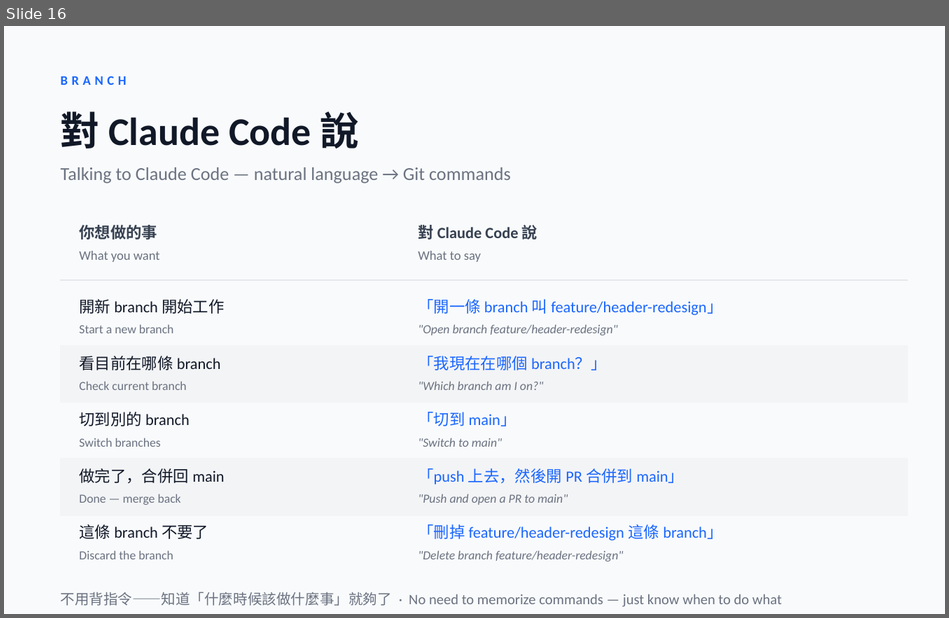
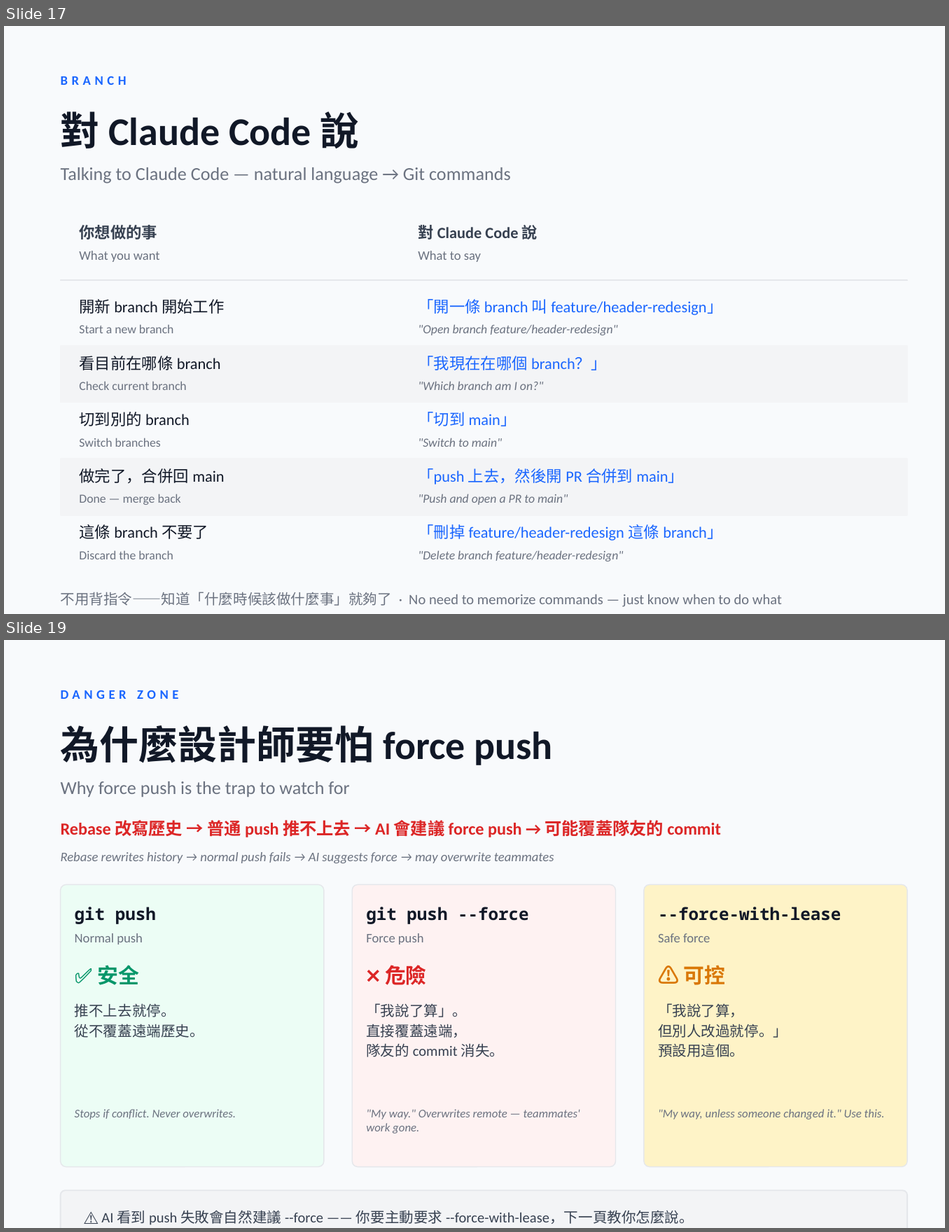
Before and after one commit to JiaWen-Shen/AI-design, a slide deck: proposals/week2-git-architecture.pptx. Shown one above the other, each under a label of ours: slide 16 before the commit, slides 17 and 19 after it; the slides between them are not shown. The pictures are 949x618 and 949x1232 pixels, drawn with LibreOffice and Linux fonts; fonts in the diff are those of the drawing. Boxes give left, top, right and bottom in pixels: in the first picture for what was removed or moved away, otherwise in the second. Text is boxed around its words. In the diff, an @@ line names an element or a change of style, - is before the commit and + after.

```diff
--- a/proposals/week2-git-architecture.pptx
+++ b/proposals/week2-git-architecture.pptx
@@ slide 19 added at (4, 640, 945, 1228), background #F8FAFC @@
@@ text added at (61, 690, 178, 699), 10 pt, text #1A66FF, bold @@
+DANGER ZONE
@@ text added at (61, 725, 553, 765), 30 pt, text #111827, bold @@
+為什麼設計師要怕 force push
@@ text added at (61, 781, 349, 797), 14 pt, text #6B7280 @@
+Why force push is the trap to watch for
@@ text added at (61, 817, 721, 839), 13 pt, text #DC2626, bold @@
+Rebase 改寫歷史 → 普通 push 推不上去 → AI 會建議 force push → 可能覆蓋隊友的 commit
@@ text added at (61, 852, 554, 863), 10 pt, text #6B7280, italic @@
+Rebase rewrites history → normal push fails → AI suggests force → may overwrite teammates
@@ rounded rectangle added at (61, 884, 324, 1167), fill #ECFDF5, outline #E5E7EB 0.75 pt @@
@@ rounded rectangle added at (352, 884, 616, 1167), fill #FEF2F2, outline #E5E7EB 0.75 pt @@
@@ rounded rectangle added at (644, 884, 907, 1167), fill #FEF3C7, outline #E5E7EB 0.75 pt @@
@@ text added at (75, 907, 156, 924), 13 pt, text #111827, bold @@
+git push
@@ text added at (366, 907, 529, 924), 13 pt, text #111827, bold @@
+git push --force
@@ text added at (658, 907, 840, 921), 13 pt, text #111827, bold @@
+--force-with-lease
@@ text added at (75, 933, 143, 944), 10 pt, text #6B7280 @@
+Normal push
@@ text added at (366, 933, 424, 944), 10 pt, text #6B7280 @@
+Force push
@@ text added at (658, 933, 710, 942), 10 pt, text #6B7280 @@
+Safe force
@@ text added at (97, 965, 139, 985), 16 pt, text #059669, bold @@
+✅ 安全
@@ text added at (385, 965, 427, 985), 16 pt, text #DC2626, bold @@
+❌ 危險
@@ text added at (684, 965, 726, 985), 16 pt, text #D97706, bold @@
+⚠️ 可控
@@ text added at (75, 1003, 204, 1038), 11 pt, text #374151 @@
+推不上去就停。
+從不覆蓋遠端歷史。
@@ text added at (366, 1003, 504, 1057), 11 pt, text #374151 @@
+「我說了算」。
+直接覆蓋遠端，
+隊友的 commit 消失。
@@ text added at (658, 1003, 787, 1057), 11 pt, text #374151 @@
+「我說了算，
+但別人改過就停。」
+預設用這個。
@@ text added at (75, 1109, 236, 1119), 9 pt, text #6B7280, italic @@
+Stops if conflict. Never overwrites.
@@ text added at (366, 1109, 580, 1133), 9 pt, text #6B7280, italic @@
+"My way." Overwrites remote — teammates' work gone.
@@ text added at (658, 1109, 885, 1119), 9 pt, text #6B7280, italic @@
+"My way, unless someone changed it." Use this.
@@ rounded rectangle added at (61, 1190, 907, 1228), fill #F3F4F6, outline #E5E7EB 1 pt @@
@@ text added at (101, 1210, 694, 1225), 11 pt, text #374151 @@
+⚠️ AI 看到 push 失敗會自然建議 --force —— 你要主動要求 --force-with-lease，下一頁教你怎麼說。
@@ what was slide 16 is now slide 17 @@
```
Also in this commit, not shown: 4 slides changed, 5 other slides added, 1 slide removed, 7 other files.
